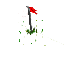
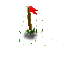
Before/after of a 64 × 64 layered artwork. What changed in the layer stack:
painted on "Background" over [22,6,38,41]
